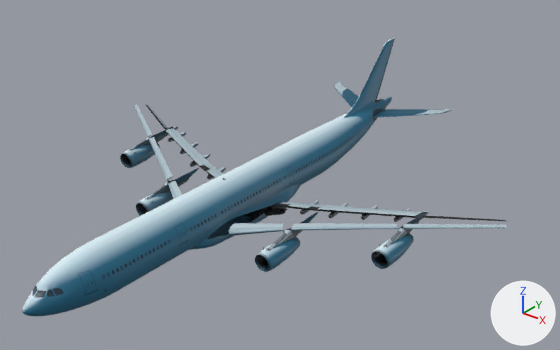
Two versions of the glTF model aircraft.glb, one commit apart.
Before and after are seen from a 50 mm lens placed at (54.2, -62.5, 41.8), pointed at (3.1, 1.3, 2.2). The lights are fixed; the arrows at lower right show +X, +Y and +Z. The picture after the commit comes second. Where no turn or scale is listed for an object, it has been applied to the vertices.

Objects in the first picture: 'node_2'.
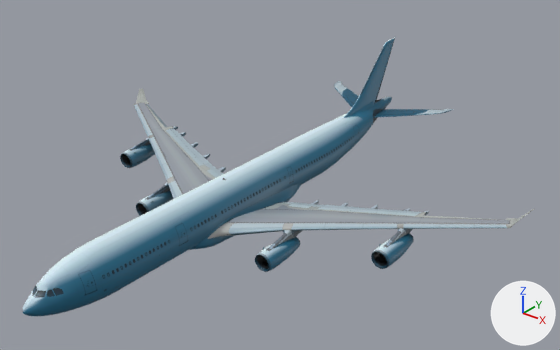
Patch to the scene script:
```diff
--- a/aircraft.glb.py
+++ b/aircraft.glb.py
@@ img_aig_a343_t @@
+img_aig_a343_t = load_image('aig_a343_t', '_unpacked/aig_a343_t', 4096, 4096, 'sRGB')
@@ mat_material02 @@
+mat_material02 = principled_material('material02')
+mat_material02.texture = img_aig_a343_t
+mat_material02.roughness = 0.0
@@ me_part003 @@
+me_part003.from_pydata(...)  # 467 vertices, 842 faces; spans x 2.6..30.1, y -10.5..10.4, z -1.9..3.1
+me_part003.materials.append(mat_material02)  # picture img_aig_a343_t
@@ me_part002 @@
+me_part002.from_pydata(...)  # 467 vertices, 842 faces; spans x -30.1..-2.6, y -10.5..10.4, z -1.9..3.1
+me_part002.materials.append(mat_material02)  # picture img_aig_a343_t
@@ ob_node_5 @@
+ob_node_5 = bpy.data.objects.new('node_5', me_part003)
+ob_node_5.location = (0.0, 0.0, 0.0)
@@ ob_node_4 @@
+ob_node_4 = bpy.data.objects.new('node_4', me_part002)
+ob_node_4.location = (0.0, 0.0, 0.0)
```

What differs and where, as boxes (x1, y1, x2, y2) in the pictures (560 x 350 px):
'node_5', added: after (208, 203, 535, 239)
'node_4', added: after (134, 88, 216, 195)
